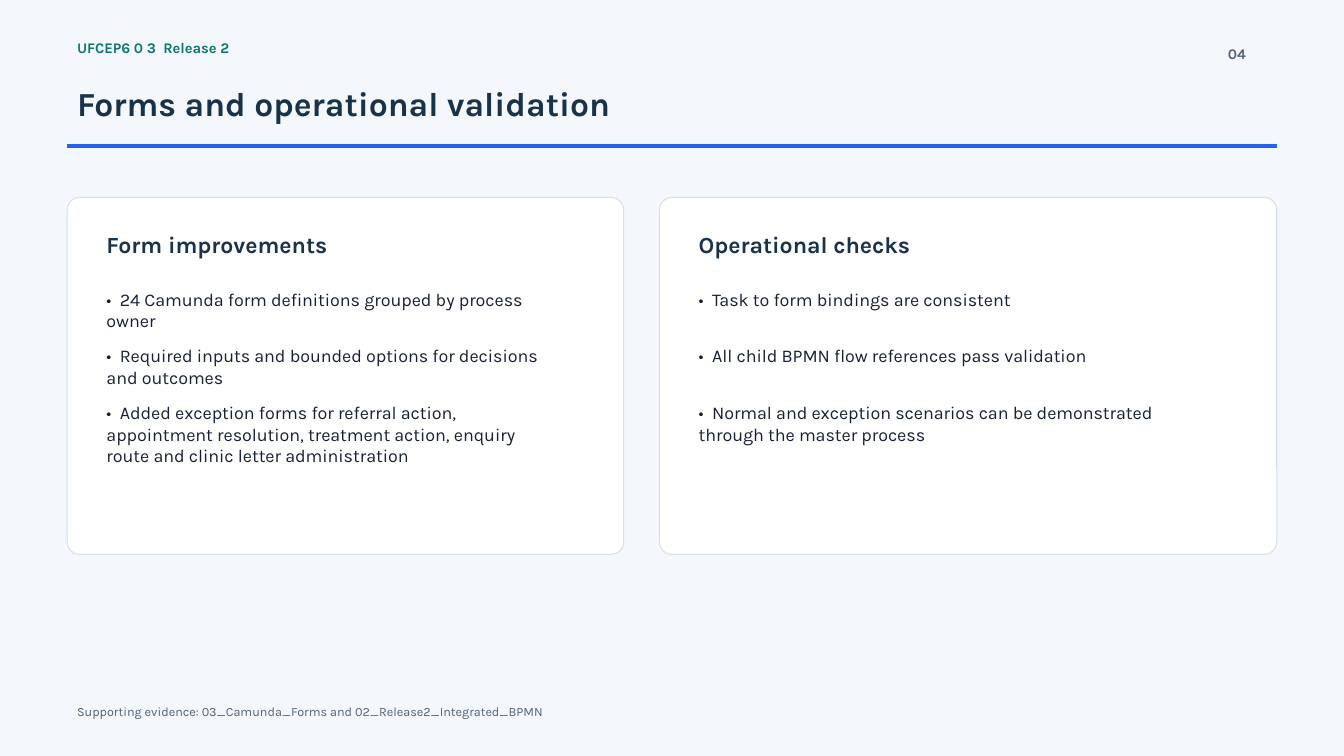
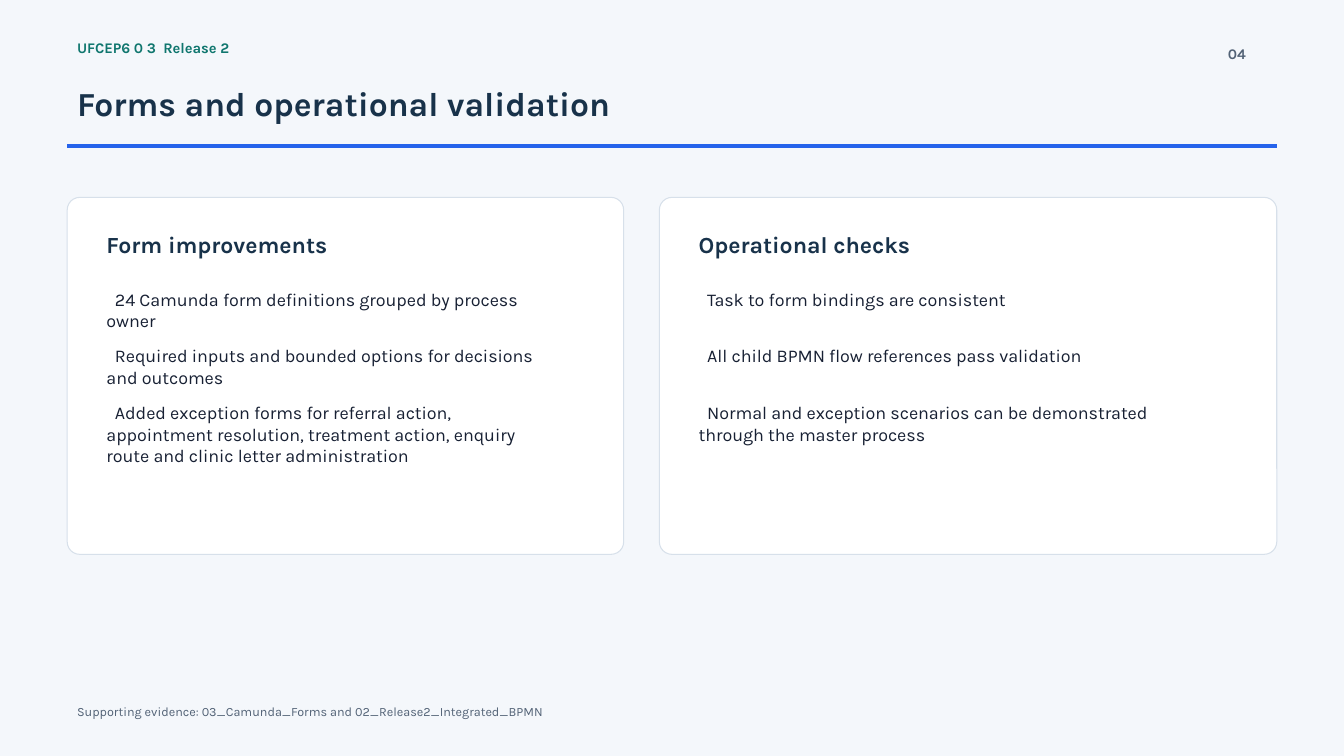
Before and after one commit to huanxihuanxi666/UFCEP6-0-3, a slide deck: slide 4 of ASSIGNMENT(END OF WEEK6)/603_Development_Presentation(end of week6)/01_Presentation/603_Release2_Assignment_Presentation.pptx. Drawn at 1344x756 pixels with LibreOffice and Linux fonts; fonts in the diff are those of the drawing. Boxes give left, top, right and bottom in pixels: in the first picture for what was removed or moved away, otherwise in the second. Text is boxed around its words. In the diff, an @@ line names an element or a change of style, - is before the commit and + after.

```diff
--- a/ASSIGNMENT(END OF WEEK6)/603_Development_Presentation(end of week6)/01_Presentation/603_Release2_Assignment_Presentation.pptx
+++ b/ASSIGNMENT(END OF WEEK6)/603_Development_Presentation(end of week6)/01_Presentation/603_Release2_Assignment_Presentation.pptx
@@ text at [106, 293, 518, 328]: text changed @@
-• 24 Camunda form definitions grouped by process owner
+24 Camunda form definitions grouped by process owner
@@ text at [707, 293, 1005, 311]: text changed @@
-• Task to form bindings are consistent
+Task to form bindings are consistent
@@ text at [106, 349, 533, 385]: text changed @@
-• Required inputs and bounded options for decisions and outcomes
+Required inputs and bounded options for decisions and outcomes
@@ text at [707, 349, 1081, 367]: text changed @@
-• All child BPMN flow references pass validation
+All child BPMN flow references pass validation
@@ text at [106, 406, 515, 463]: text changed @@
-• Added exception forms for referral action, appointment resolution, treatment action, enquiry route and clinic letter administration
+Added exception forms for referral action, appointment resolution, treatment action, enquiry route and clinic letter administration
@@ text at [699, 406, 1148, 446]: text changed @@
-• Normal and exception scenarios can be demonstrated through the master process
+Normal and exception scenarios can be demonstrated through the master process
```
Also in this commit, not shown: 1 other slide changed, 1 slide removed.
